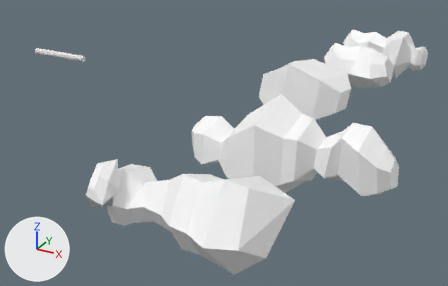
A saved change to the glTF model public/3d/matthaikirchplatz.glb.
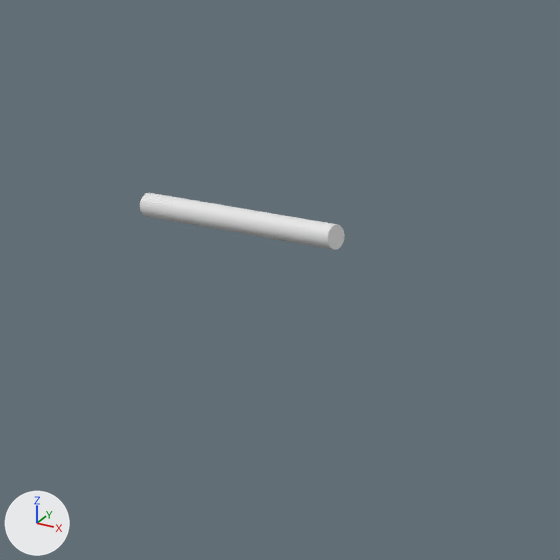
There are two pictures of each version: one whole from a camera (50 mm lens) standing at (21.9, -22.2, 8.6) and looking at (9.7, 0.0, -2.5), one close up on the part from 0% to 31% of the width and 0% to 49% of the height. Lighting does not change. The marker at lower left points along +X, +Y and +Z.

The older version as bpy lines, for what is in view:
```python
me_cylinder = bpy.data.meshes.new('Cylinder')
me_cylinder.from_pydata(...)  # a 32-sided cylinder along x spanning x -3.0..0.0, y -0.15..0.15, z -0.15..0.15
ob_cylinder = bpy.data.objects.new('cylinder', me_cylinder)
ob_cylinder.location = (2.07, -0.07, 0.31)
```
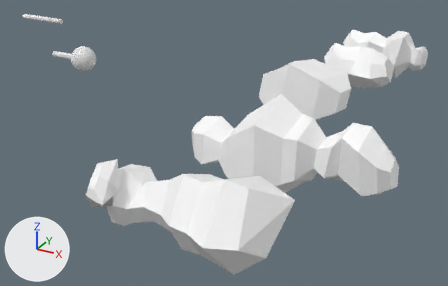
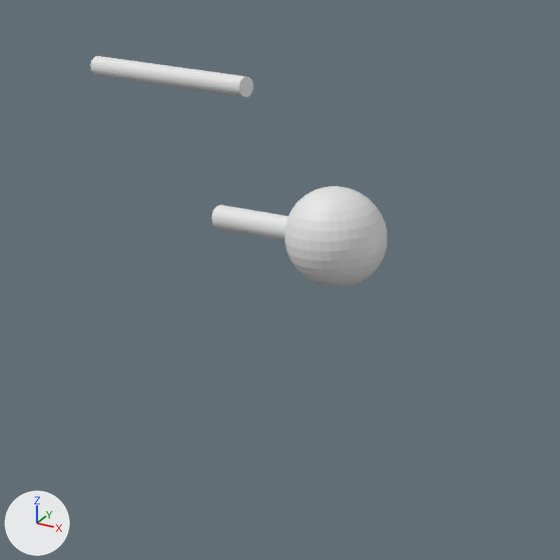
Pixel boxes [x1, y1, x2, y2] of what changed, in the close-ups (560 x 560 px):
'sphere', added: after [212, 186, 387, 288]
'cylinder', moved: before [140, 193, 345, 250]; after [91, 56, 253, 97]

What the commit changed:
Mesh me_sphere is new.
It consists of a UV sphere (32 segments, 16 rings, poles along z) spanning x -0.6..0.6, y -0.6..0.6, z -0.6..0.6; a 32-sided cylinder along x spanning x -1.82..-0.32, y -0.15..0.15, z -0.15..0.15.
Object 'cylinder' (ob_cylinder) moves from (2.07, -0.07, 0.31) to (-4.42, 5.53, 0.31).
Object 'sphere' (ob_sphere) is new; it shows me_sphere.
Its location is (2.07, -0.07, 0.31).
